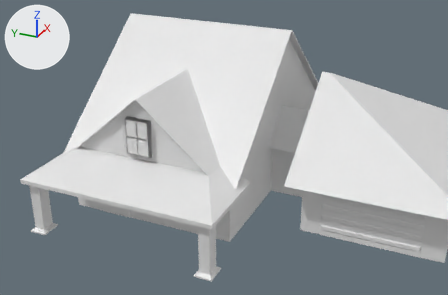
The glTF model assets/models/house.glb, before and after one commit.
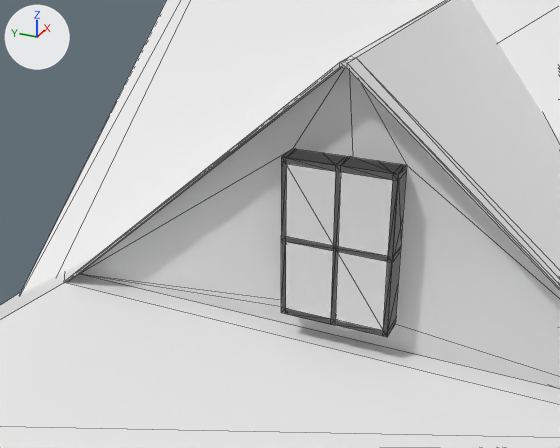
Old and new are each drawn whole from a camera (50 mm lens) standing at (-65.0, -37.3, 42.6) and looking at (-2.7, -9.2, 11.4) and again close up from a camera (50 mm lens) standing at (-24.5, -6.0, 21.7) and looking at (-6.9, 1.9, 13.0). Every picture has the same lights, and +X, +Y and +Z are marked at upper left. The first two pictures are the older version. The close-ups show mesh edges as thin lines. Where no turn or scale is listed for an object, it has been applied to the vertices.

The first close-up shows 'Ceiling', 'Cover', 'Window Ceiling', 'Window Ceiling cutter'.
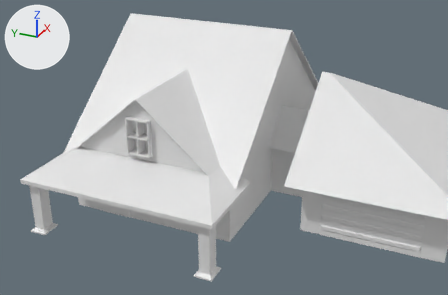
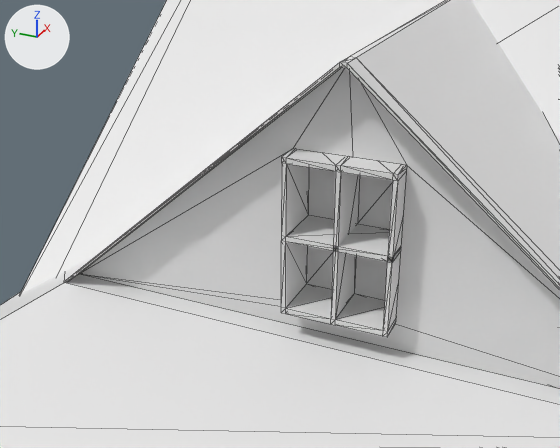
Commit message: small ceiling window fix

Pixel boxes (x1, y1, x2, y2) of what changed, in the close-ups (560 x 448 px):
'Window Ceiling cutter', deleted: before (281, 149, 406, 337)
'Window Ceiling', unchanged, uncovered by the edit: (281, 149, 407, 337) in both

What changed in the scene script:
```text
Remove ob_window_ceiling_cutter:
    ob_window_ceiling_cutter = bpy.data.objects.new('Window Ceiling cutter', me_cube_007)
    ob_window_ceiling_cutter.location = (-6.3, 0.21, 12.64)
```
